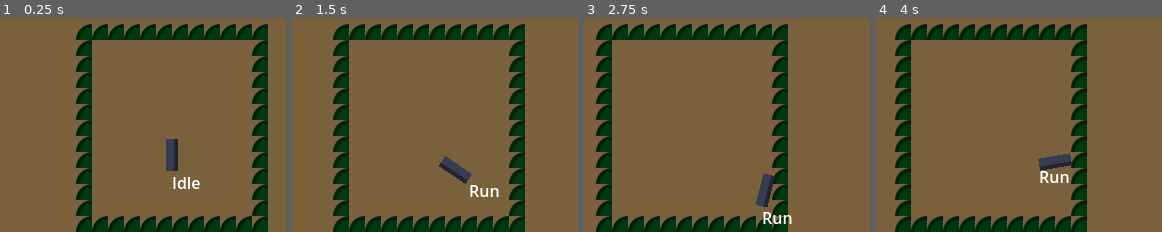
Above: before the commit, frames 1-4 (left to right).
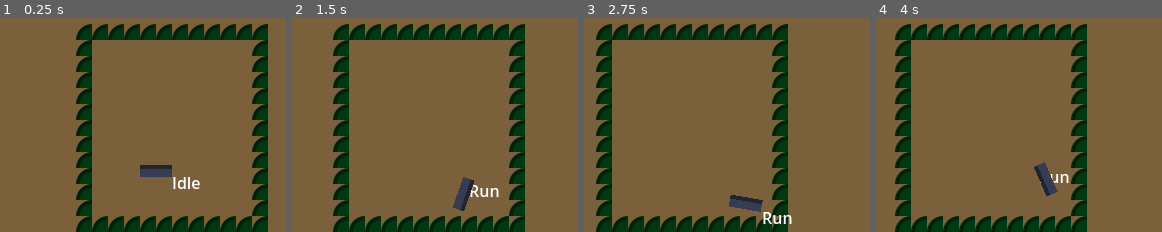
Above: after the commit, the same moments.

Repository: OlliO6/Cursed-Room
Game: Godot game, scene res://game.tscn
Same seed, same stepped clock (60 frames per second), same inputs: the game is played once before the commit and once after it. The engine's default icon, where the game draws it, is replaced by a stand-in: a white triangle on a blue panel in a dark square.
Inputs (mouse positions are in pixels of both pictures, inside the frame that each line leads up to):
- Up to frame 1 (0.25 s): no input
- Up to frame 2 (1.5 s): tap Enter at 0.5 s; move the mouse to (569, 84) at 0.52 s; hold D (move_right) 0.53-1.28 s; click (569, 84) at 0.6 s; move the mouse to (369, 110) at 1.27 s; hold S (move_down) from 1.28 s (still down); click (369, 110) at 1.35 s
- Up to frame 3 (2.75 s): move the mouse to (804, 37) at 2.02 s; release S (move_down) at 2.03 s; hold D (move_right) from 2.03 s (still down); right-click (804, 37) at 2.1 s; click (804, 37) at 2.3 s
- Up to frame 4 (4 s): move the mouse to (1024, 150) at 2.77 s; release D (move_right) at 2.78 s; hold W (move_up) 2.78-3.53 s; click (1024, 150) at 2.85 s; move the mouse to (outside the picture) at 3.52 s; hold A (move_left) from 3.53 s (still down); click (outside the picture) at 3.6 s

The runs differ from the first frame. In frame 1, 1.2% of the frame differs, in the area x 48-63%, y 56-75%; in frame 2, 1.2%, in the area x 51-64%, y 64-91%; in frame 3, 1.2%; in frame 4, 1.2%.

Commit message:
Make attacking work

Diff:
--- a/player/player.tscn
+++ b/player/player.tscn
@@ -1,17 +1,12 @@
-[gd_scene load_steps=10 format=3 uid="uid://l1yqtqrqjmbh"]
+[gd_scene load_steps=7 format=3 uid="uid://l1yqtqrqjmbh"]
 
 [ext_resource type="Script" path="res://player/player.gd" id="1_xhl2v"]
 [ext_resource type="Script" path="res://components/state_machine.gd" id="2_thslt"]
 [ext_resource type="Script" path="res://components/state.gd" id="3_hw1ms"]
-[ext_resource type="Texture2D" uid="uid://dew8eid31v3cj" path="res://icon.svg" id="4_63jjy"]
-[ext_resource type="Script" path="res://player/weapon.gd" id="4_wdw55"]
 [ext_resource type="Script" path="res://player/weapon_holder.gd" id="4_wkoiu"]
-[ext_resource type="Script" path="res://components/attack_area.gd" id="6_3qctg"]
+[ext_resource type="PackedScene" uid="uid://mxire01kjgcv" path="res://player/weapons/moon.tscn" id="5_hxix6"]
 
 [sub_resource type="CircleShape2D" id="CircleShape2D_tiiay"]
-
-[sub_resource type="RectangleShape2D" id="RectangleShape2D_tyops"]
-size = Vector2(40, 23)
 
 [node name="Player" type="CharacterBody2D"]
 collision_layer = 2
@@ -41,23 +36,4 @@
 script = ExtResource("4_wkoiu")
 _weapon = NodePath("Moon")
 
-[node name="Moon" type="Node2D" parent="WeaponHolder"]
-script = ExtResource("4_wdw55")
-
-[node name="Pivot" type="Node2D" parent="WeaponHolder/Moon"]
-
-[node name="Sprite2D" type="Sprite2D" parent="WeaponHolder/Moon/Pivot"]
-texture = ExtResource("4_63jjy")
-offset = Vector2(16, 0)
-region_enabled = true
-region_rect = Rect2(47.5518, 116, 32.4482, 12)
-
-[node name="AttackArea" type="Area2D" parent="WeaponHolder/Moon/Pivot"]
-collision_layer = 0
-collision_mask = 5
-monitorable = false
-script = ExtResource("6_3qctg")
-
-[node name="CollisionShape2D" type="CollisionShape2D" parent="WeaponHolder/Moon/Pivot/AttackArea"]
-position = Vector2(20, 0.5)
-shape = SubResource("RectangleShape2D_tyops")
+[node name="Moon" parent="WeaponHolder" instance=ExtResource("5_hxix6")]
--- a/player/weapon.gd
+++ /dev/null
@@ -1,13 +0,0 @@
-class_name Weapon
-extends Node2D
-
-var is_attacking: bool
-
-func _ready() -> void:
-	InputManager.attack_started.connect(_on_attack_input)
-
-func do_rotate() -> bool:
-	return !is_attacking
-
-func _on_attack_input() -> void:
-	print("ATTACK")
--- /dev/null
+++ b/player/weapons/moon.tscn
@@ -0,0 +1,166 @@
+[gd_scene load_steps=10 format=3 uid="uid://mxire01kjgcv"]
+
+[ext_resource type="Script" path="res://player/weapons/weapon.gd" id="1_s10h2"]
+[ext_resource type="Texture2D" uid="uid://dew8eid31v3cj" path="res://icon.svg" id="2_qwbfq"]
+[ext_resource type="Script" path="res://components/attack_area.gd" id="3_kx1pm"]
+[ext_resource type="Script" path="res://player/weapons/queued_animation_player.gd" id="4_25nxt"]
+
+[sub_resource type="RectangleShape2D" id="RectangleShape2D_tyops"]
+size = Vector2(40, 23)
+
+[sub_resource type="Animation" id="Animation_uj18e"]
+resource_name = "attack"
+length = 2.0
+tracks/0/type = "method"
+tracks/0/imported = false
+tracks/0/enabled = true
+tracks/0/path = NodePath(".")
+tracks/0/interp = 1
+tracks/0/loop_wrap = true
+tracks/0/keys = {
+"times": PackedFloat32Array(0.4, 0.8),
+"transitions": PackedFloat32Array(1, 1),
+"values": [{
+"args": [],
+"method": &"end_attack"
+}, {
+"args": [],
+"method": &"allow_attacking_again"
+}]
+}
+tracks/1/type = "value"
+tracks/1/imported = false
+tracks/1/enabled = true
+tracks/1/path = NodePath("Pivot/AttackArea:active")
+tracks/1/interp = 1
+tracks/1/loop_wrap = true
+tracks/1/keys = {
+"times": PackedFloat32Array(0, 0.4),
+"transitions": PackedFloat32Array(1, 1),
+"update": 1,
+"values": [true, false]
+}
+tracks/2/type = "value"
+tracks/2/imported = false
+tracks/2/enabled = true
+tracks/2/path = NodePath("Pivot:rotation")
+tracks/2/interp = 1
+tracks/2/loop_wrap = true
+tracks/2/keys = {
+"times": PackedFloat32Array(0, 0.5, 2),
+"transitions": PackedFloat32Array(-2, 3.86374, 1),
+"update": 0,
+"values": [-1.5708, 1.8326, 1.5708]
+}
+
+[sub_resource type="Animation" id="Animation_ar36f"]
+length = 0.001
+tracks/0/type = "value"
+tracks/0/imported = false
+tracks/0/enabled = true
+tracks/0/path = NodePath("Pivot/AttackArea:active")
+tracks/0/interp = 1
+tracks/0/loop_wrap = true
+tracks/0/keys = {
+"times": PackedFloat32Array(0),
+"transitions": PackedFloat32Array(1),
+"update": 1,
+"values": [false]
+}
+tracks/1/type = "value"
+tracks/1/imported = false
+tracks/1/enabled = true
+tracks/1/path = NodePath("Pivot:rotation")
+tracks/1/interp = 1
+tracks/1/loop_wrap = true
+tracks/1/keys = {
+"times": PackedFloat32Array(0),
+"transitions": PackedFloat32Array(1),
+"update": 0,
+"values": [-1.5708]
+}
+
+[sub_resource type="Animation" id="Animation_nwx7w"]
+resource_name = "attack_2"
+length = 1.5
+tracks/0/type = "method"
+tracks/0/imported = false
+tracks/0/enabled = true
+tracks/0/path = NodePath(".")
+tracks/0/interp = 1
+tracks/0/loop_wrap = true
+tracks/0/keys = {
+"times": PackedFloat32Array(0.4, 0.8),
+"transitions": PackedFloat32Array(1, 1),
+"values": [{
+"args": [],
+"method": &"end_attack"
+}, {
+"args": [],
+"method": &"allow_attacking_again"
+}]
+}
+tracks/1/type = "value"
+tracks/1/imported = false
+tracks/1/enabled = true
+tracks/1/path = NodePath("Pivot/AttackArea:active")
+tracks/1/interp = 1
+tracks/1/loop_wrap = true
+tracks/1/keys = {
+"times": PackedFloat32Array(0, 0.4),
+"transitions": PackedFloat32Array(1, 1),
+"update": 1,
+"values": [true, false]
+}
+tracks/2/type = "value"
+tracks/2/imported = false
+tracks/2/enabled = true
+tracks/2/path = NodePath("Pivot:rotation")
+tracks/2/interp = 1
+tracks/2/loop_wrap = true
+tracks/2/keys = {
+"times": PackedFloat32Array(0, 0.5, 1.5),
+"transitions": PackedFloat32Array(-2, 4.59479, 1),
+"update": 0,
+"values": [1.5708, -1.8326, -1.5708]
+}
+
+[sub_resource type="AnimationLibrary" id="AnimationLibrary_p5ejr"]
+_data = {
+"RESET": SubResource("Animation_ar36f"),
+"attack": SubResource("Animation_uj18e"),
+"attack_2": SubResource("Animation_nwx7w")
+}
+
+[node name="Moon" type="Node2D"]
+script = ExtResource("1_s10h2")
+
+[node name="Pivot" type="Node2D" parent="."]
+rotation = -1.5708
+
+[node name="Sprite2D" type="Sprite2D" parent="Pivot"]
+texture = ExtResource("2_qwbfq")
+offset = Vector2(16, 0)
+region_enabled = true
+region_rect = Rect2(47.5518, 116, 32.4482, 12)
+
+[node name="AttackArea" type="Area2D" parent="Pivot"]
+collision_layer = 0
+collision_mask = 5
+monitorable = false
+script = ExtResource("3_kx1pm")
+active = false
+
+[node name="CollisionShape2D" type="CollisionShape2D" parent="Pivot/AttackArea"]
+position = Vector2(20, 0.5)
+shape = SubResource("RectangleShape2D_tyops")
+
+[node name="AnimationPlayer" type="AnimationPlayer" parent="."]
+callback_mode_method = 1
+libraries = {
+"": SubResource("AnimationLibrary_p5ejr")
+}
+script = ExtResource("4_25nxt")
+animation_queue = PackedStringArray("attack", "attack_2")
+
+[connection signal="attacked" from="." to="AnimationPlayer" method="play_next"]
--- /dev/null
+++ b/player/weapons/queued_animation_player.gd
@@ -0,0 +1,16 @@
+extends AnimationPlayer
+
+@export var animation_queue: PackedStringArray
+@export var index: int = -1
+@export var end_queue_if_not_playing: bool
+
+func play_next() -> void:
+
+	if end_queue_if_not_playing and !is_playing():
+		index = 0
+	else:
+		index += 1
+		if index >= animation_queue.size():
+			index = 0
+	stop()
+	play(animation_queue[index])
--- /dev/null
+++ b/player/weapons/weapon.gd
@@ -0,0 +1,28 @@
+class_name Weapon
+extends Node2D
+
+signal attacked
+
+var is_attacking: bool
+var can_attack_again: bool = true
+
+func _ready() -> void:
+	InputManager.attack_started.connect(_on_attack_input)
+
+func do_rotate() -> bool:
+	return !is_attacking
+
+func attack() -> void:
+	is_attacking = true
+	can_attack_again = false
+	attacked.emit()
+
+func end_attack() -> void:
+	is_attacking = false
+
+func allow_attacking_again() -> void:
+	can_attack_again = true
+
+func _on_attack_input() -> void:
+	if !is_attacking&&can_attack_again:
+		attack()
